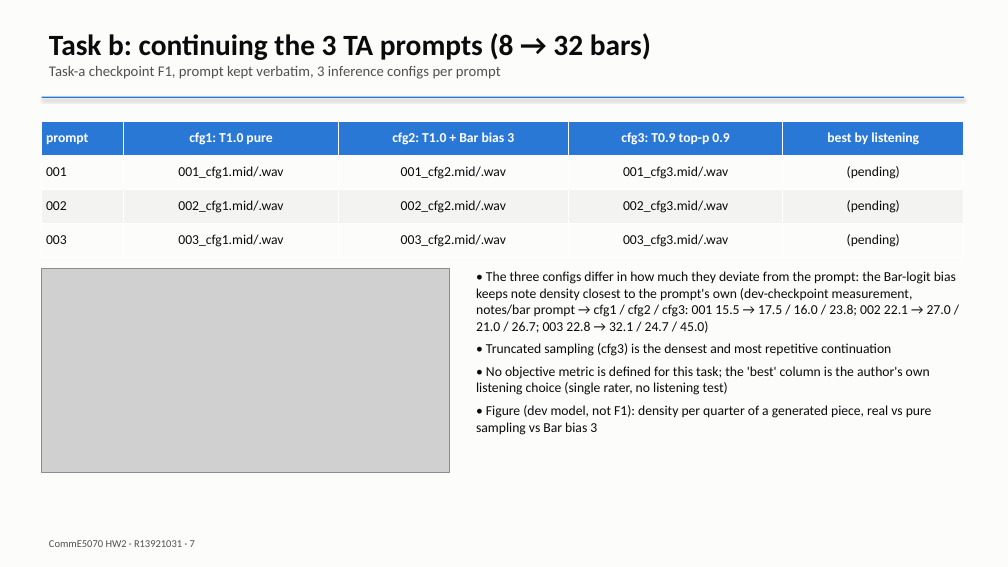
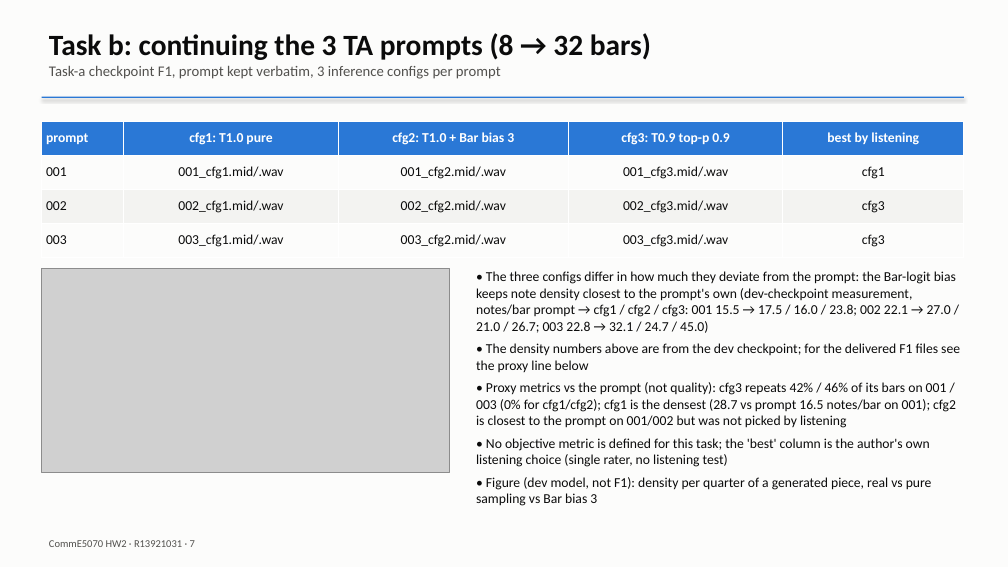
Before and after one commit to goog-msft-fb-nflx-nvda-aapl/CommE5070-PA2, a slide deck: slide 7 of report/R13921031_report.pptx. Drawn at 1008x567 pixels with LibreOffice and Linux fonts; fonts in the diff are those of the drawing; grey boxes stand for pictures. Boxes give left, top, right and bottom in pixels: in the first picture for what was removed or moved away, otherwise in the second. Text is boxed around its words. In the diff, an @@ line names an element or a change of style, - is before the commit and + after.

```diff
--- a/report/R13921031_report.pptx
+++ b/report/R13921031_report.pptx
@@ table at [42,121,964,257] @@
-row 2, column 5: (pending)
+row 2, column 5: cfg1
-row 3, column 5: (pending)
+row 3, column 5: cfg3
-row 4, column 5: (pending)
+row 4, column 5: cfg3
@@ text at [476,343,960,428]: text changed @@
-• Truncated sampling (cfg3) is the densest and most repetitive continuation
+• The density numbers above are from the dev checkpoint; for the delivered F1 files see the proxy line below
+• Proxy metrics vs the prompt (not quality): cfg3 repeats 42% / 46% of its bars on 001 / 003 (0% for cfg1/cfg2); cfg1 is the densest (28.7 vs prompt 16.5 notes/bar on 001); cfg2 is closest to the prompt on 001/002 but was not picked by listening
```
Also in this commit, not shown: 4 other files.
